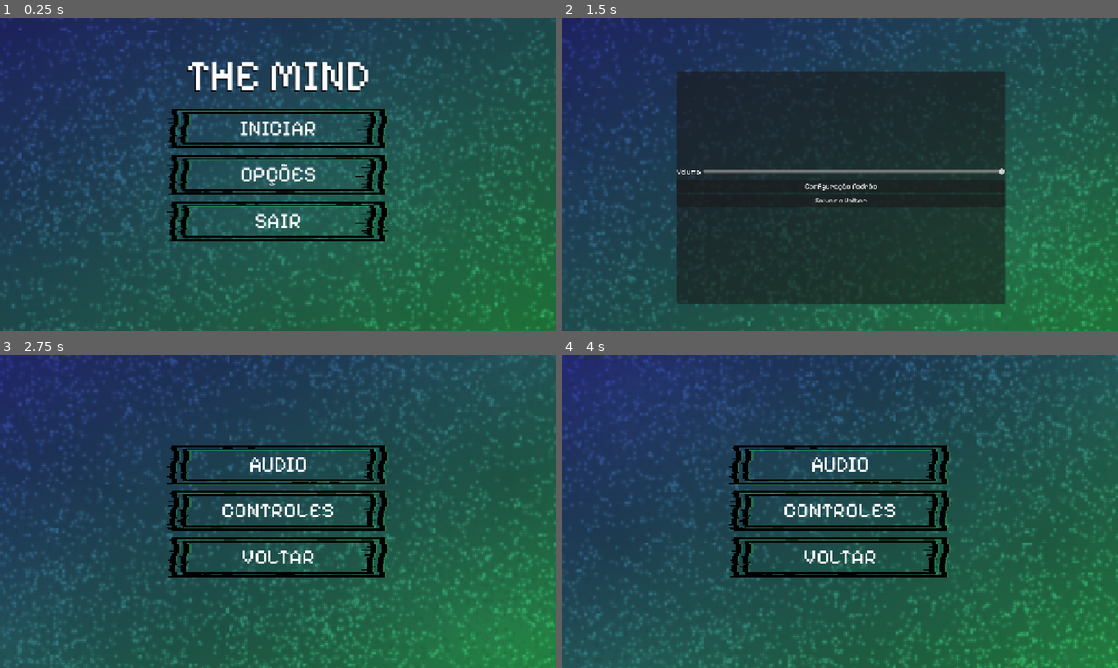
Above: before the commit, frames 1-4 (two rows, left to right).
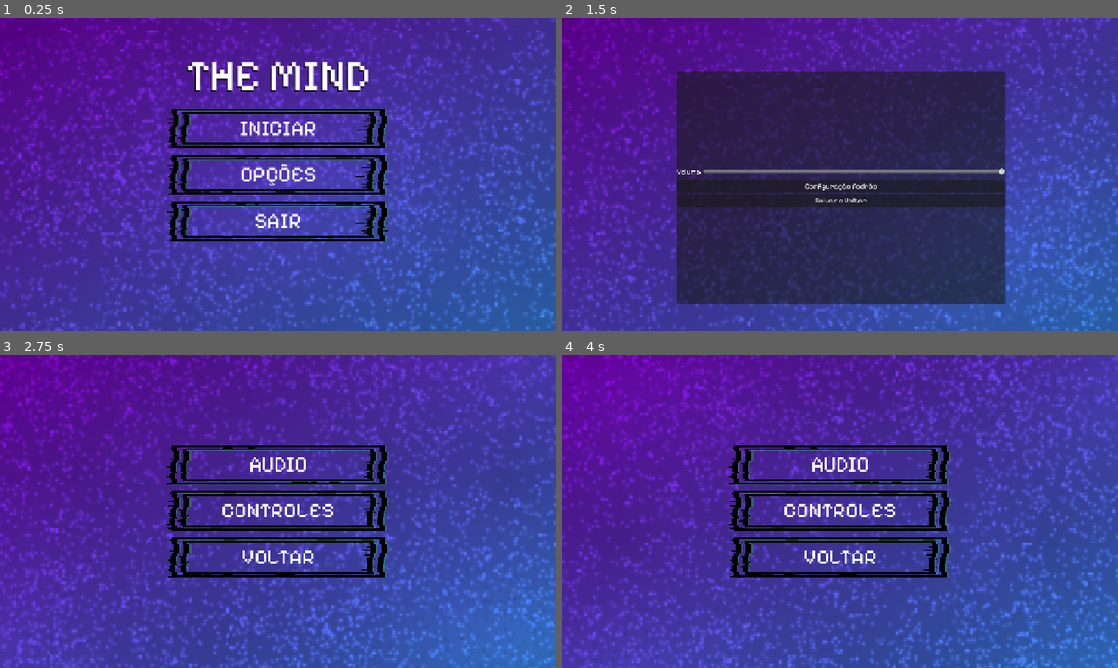
Above: after the commit, the same moments.

Repository: Yuuh15/Jogo_metroidvania_tcc
Game: Godot game, scene res://gui/menu/main_menu.tscn
The game is run twice, just before and just after one commit, with the same random seed, the same clock (stepped at 60 frames per second) and the same inputs.
Inputs:
- Up to frame 1 (0.25 s): no input
- Up to frame 2 (1.5 s): click "OPÇÕES" at 0.5 s; click "AUDIO" at 1.25 s
- Up to frame 3 (2.75 s): click "Salvar e Voltar" at 2 s
- Up to frame 4 (4 s): click "CONTROLES" at 2.75 s; click "Salvar e Voltar" at 3.5 s

The runs differ from the first frame. In frame 1, 94% of the frame differs, in the area x 0-100%, y 0-100%; in frame 2, 90%; in frame 3, 95%; in frame 4, 95%.

Commit message:
Nova textura para o menu

Diff:
--- a/metroidvania_com_psicologia/gui/menu/audio_settings.tscn
+++ b/metroidvania_com_psicologia/gui/menu/audio_settings.tscn
@@ -1,27 +1,12 @@
-[gd_scene load_steps=13 format=3 uid="uid://c3sex3an53o0y"]
+[gd_scene load_steps=10 format=3 uid="uid://c3sex3an53o0y"]
 
 [ext_resource type="FontFile" uid="uid://cgswncuhvcmy6" path="res://fonts/PixelifySans-VariableFont_wght.ttf" id="1_5esm2"]
 [ext_resource type="Script" uid="uid://c3n877vwqht61" path="res://gui/menu/scripts/audio_settings.gd" id="1_m0jua"]
-[ext_resource type="Shader" uid="uid://4xfcmwbgytvo" path="res://gui/menu/scripts/particulas.gdshader" id="2_qp1l6"]
+[ext_resource type="StyleBox" uid="uid://bpgk4scifo53n" path="res://gui/menu/shaders/menuTexture.tres" id="2_8nsd6"]
+[ext_resource type="Material" uid="uid://bwlpotuibx16t" path="res://gui/menu/shaders/menuShader.tres" id="2_qp1l6"]
 [ext_resource type="Texture2D" uid="uid://dq6yfu3naj301" path="res://gui/menu/img/particulas-fundo-menu.png" id="3_8nsd6"]
 [ext_resource type="PackedScene" uid="uid://c8ax3u5ckj3ct" path="res://gui/menu/effect/switch.tscn" id="3_151wy"]
 [ext_resource type="AudioStream" uid="uid://8wuo13ue5vf7" path="res://audios/select.wav" id="4_4unfa"]
-
-[sub_resource type="Gradient" id="Gradient_mf7o6"]
-colors = PackedColorArray(0.184314, 0.219608, 0.596078, 1, 0.196078, 0.705882, 0.352941, 1)
-
-[sub_resource type="GradientTexture2D" id="GradientTexture2D_xaqmf"]
-gradient = SubResource("Gradient_mf7o6")
-fill_to = Vector2(1, 1)
-
-[sub_resource type="StyleBoxTexture" id="StyleBoxTexture_qrwym"]
-texture = SubResource("GradientTexture2D_xaqmf")
-
-[sub_resource type="ShaderMaterial" id="ShaderMaterial_h7if4"]
-shader = ExtResource("2_qp1l6")
-shader_parameter/direction = Vector2(-1, -1)
-shader_parameter/speed = 0.15
-shader_parameter/transparency = 0.45
 
 [sub_resource type="StyleBoxTexture" id="StyleBoxTexture_h4ckv"]
 texture = ExtResource("3_8nsd6")
@@ -46,12 +31,12 @@
 anchor_bottom = 1.0
 grow_horizontal = 2
 grow_vertical = 2
-theme_override_styles/panel = SubResource("StyleBoxTexture_qrwym")
+theme_override_styles/panel = ExtResource("2_8nsd6")
 metadata/_edit_use_anchors_ = true
 
 [node name="Particles" type="Panel" parent="."]
 texture_repeat = 2
-material = SubResource("ShaderMaterial_h7if4")
+material = ExtResource("2_qp1l6")
 layout_mode = 1
 anchors_preset = 15
 anchor_right = 1.0
--- a/metroidvania_com_psicologia/gui/menu/input_settings.tscn
+++ b/metroidvania_com_psicologia/gui/menu/input_settings.tscn
@@ -1,28 +1,13 @@
-[gd_scene load_steps=13 format=3 uid="uid://dqaca14u5yfdd"]
+[gd_scene load_steps=10 format=3 uid="uid://dqaca14u5yfdd"]
 
 [ext_resource type="Script" uid="uid://ws8xd6xtsn6x" path="res://gui/menu/scripts/input_settings.gd" id="1_y6l0d"]
-[ext_resource type="Shader" uid="uid://4xfcmwbgytvo" path="res://gui/menu/scripts/particulas.gdshader" id="2_qh4a6"]
+[ext_resource type="Material" uid="uid://bwlpotuibx16t" path="res://gui/menu/shaders/menuShader.tres" id="2_qh4a6"]
+[ext_resource type="StyleBox" uid="uid://bpgk4scifo53n" path="res://gui/menu/shaders/menuTexture.tres" id="2_qs30q"]
 [ext_resource type="PackedScene" uid="uid://cmhkbknvy1y8v" path="res://gui/menu/input_button.tscn" id="2_u4tk5"]
 [ext_resource type="FontFile" uid="uid://cgswncuhvcmy6" path="res://fonts/PixelifySans-VariableFont_wght.ttf" id="3_hb3vm"]
 [ext_resource type="Texture2D" uid="uid://dq6yfu3naj301" path="res://gui/menu/img/particulas-fundo-menu.png" id="3_qs30q"]
 [ext_resource type="PackedScene" uid="uid://c8ax3u5ckj3ct" path="res://gui/menu/effect/switch.tscn" id="4_55ow1"]
 [ext_resource type="AudioStream" uid="uid://8wuo13ue5vf7" path="res://audios/select.wav" id="5_vkjha"]
-
-[sub_resource type="Gradient" id="Gradient_bpv77"]
-colors = PackedColorArray(0.184314, 0.219608, 0.596078, 1, 0.196078, 0.705882, 0.352941, 1)
-
-[sub_resource type="GradientTexture2D" id="GradientTexture2D_c5od2"]
-gradient = SubResource("Gradient_bpv77")
-fill_to = Vector2(1, 1)
-
-[sub_resource type="StyleBoxTexture" id="StyleBoxTexture_c7gys"]
-texture = SubResource("GradientTexture2D_c5od2")
-
-[sub_resource type="ShaderMaterial" id="ShaderMaterial_hbdh1"]
-shader = ExtResource("2_qh4a6")
-shader_parameter/direction = Vector2(-1, -1)
-shader_parameter/speed = 0.15
-shader_parameter/transparency = 0.45
 
 [sub_resource type="StyleBoxTexture" id="StyleBoxTexture_whcln"]
 texture = ExtResource("3_qs30q")
@@ -43,12 +28,12 @@
 anchor_bottom = 1.0
 grow_horizontal = 2
 grow_vertical = 2
-theme_override_styles/panel = SubResource("StyleBoxTexture_c7gys")
+theme_override_styles/panel = ExtResource("2_qs30q")
 metadata/_edit_use_anchors_ = true
 
 [node name="Particles" type="Panel" parent="."]
 texture_repeat = 2
-material = SubResource("ShaderMaterial_hbdh1")
+material = ExtResource("2_qh4a6")
 layout_mode = 1
 anchors_preset = 15
 anchor_right = 1.0
--- a/metroidvania_com_psicologia/gui/menu/main_menu.tscn
+++ b/metroidvania_com_psicologia/gui/menu/main_menu.tscn
@@ -1,31 +1,16 @@
-[gd_scene load_steps=26 format=3 uid="uid://cutjuuoqdkn4h"]
+[gd_scene load_steps=23 format=3 uid="uid://cutjuuoqdkn4h"]
 
 [ext_resource type="Script" uid="uid://cm7487iox8ffl" path="res://gui/menu/scripts/main_menu.gd" id="1_88dmf"]
-[ext_resource type="Shader" uid="uid://4xfcmwbgytvo" path="res://gui/menu/scripts/particulas.gdshader" id="2_0my1i"]
+[ext_resource type="Material" uid="uid://bwlpotuibx16t" path="res://gui/menu/shaders/menuShader.tres" id="2_0my1i"]
 [ext_resource type="Texture2D" uid="uid://dk2y2c7dfwmmr" path="res://gui/menu/img/botão com mouse.png" id="2_bd8gm"]
 [ext_resource type="FontFile" uid="uid://cgswncuhvcmy6" path="res://fonts/PixelifySans-VariableFont_wght.ttf" id="2_t7ymk"]
+[ext_resource type="StyleBox" uid="uid://bpgk4scifo53n" path="res://gui/menu/shaders/menuTexture.tres" id="3_0my1i"]
 [ext_resource type="Texture2D" uid="uid://dq6yfu3naj301" path="res://gui/menu/img/particulas-fundo-menu.png" id="3_mf3nf"]
 [ext_resource type="Texture2D" uid="uid://dilcxp31wi5xv" path="res://gui/menu/img/Botão menu.png" id="3_ybyo8"]
 [ext_resource type="PackedScene" uid="uid://c8ax3u5ckj3ct" path="res://gui/menu/effect/switch.tscn" id="4_iho07"]
 [ext_resource type="AudioStream" uid="uid://8wuo13ue5vf7" path="res://audios/select.wav" id="6_m5wff"]
 
-[sub_resource type="Gradient" id="Gradient_dqely"]
-colors = PackedColorArray(0.184314, 0.219608, 0.596078, 1, 0.196078, 0.705882, 0.352941, 1)
-
-[sub_resource type="GradientTexture2D" id="GradientTexture2D_0my1i"]
-gradient = SubResource("Gradient_dqely")
-fill_to = Vector2(1, 1)
-
-[sub_resource type="StyleBoxTexture" id="StyleBoxTexture_gyvvx"]
-texture = SubResource("GradientTexture2D_0my1i")
-
-[sub_resource type="ShaderMaterial" id="ShaderMaterial_qgakl"]
-shader = ExtResource("2_0my1i")
-shader_parameter/direction = Vector2(-1, -1)
-shader_parameter/speed = 0.15
-shader_parameter/transparency = 0.45
-
-[sub_resource type="StyleBoxTexture" id="StyleBoxTexture_b8rwv"]
+[sub_resource type="StyleBoxTexture" id="StyleBoxTexture_0my1i"]
 texture = ExtResource("3_mf3nf")
 
 [sub_resource type="StyleBoxEmpty" id="StyleBoxEmpty_06t4h"]
@@ -78,19 +63,19 @@
 anchor_bottom = 1.0
 grow_horizontal = 2
 grow_vertical = 2
-theme_override_styles/panel = SubResource("StyleBoxTexture_gyvvx")
+theme_override_styles/panel = ExtResource("3_0my1i")
 metadata/_edit_use_anchors_ = true
 
 [node name="Particles" type="Panel" parent="."]
 texture_repeat = 2
-material = SubResource("ShaderMaterial_qgakl")
+material = ExtResource("2_0my1i")
 layout_mode = 1
 anchors_preset = 15
 anchor_right = 1.0
 anchor_bottom = 1.0
 grow_horizontal = 2
 grow_vertical = 2
-theme_override_styles/panel = SubResource("StyleBoxTexture_b8rwv")
+theme_override_styles/panel = SubResource("StyleBoxTexture_0my1i")
 metadata/_edit_use_anchors_ = true
 
 [node name="VBoxContainer" type="VBoxContainer" parent="."]
--- a/metroidvania_com_psicologia/gui/menu/options.tscn
+++ b/metroidvania_com_psicologia/gui/menu/options.tscn
@@ -1,29 +1,14 @@
-[gd_scene load_steps=24 format=3 uid="uid://bylnvutdpamas"]
+[gd_scene load_steps=21 format=3 uid="uid://bylnvutdpamas"]
 
 [ext_resource type="Script" uid="uid://btu6yrs1o2gi0" path="res://gui/menu/scripts/opções.gd" id="1_12uyd"]
-[ext_resource type="Shader" uid="uid://4xfcmwbgytvo" path="res://gui/menu/scripts/particulas.gdshader" id="2_hyomx"]
+[ext_resource type="StyleBox" uid="uid://bpgk4scifo53n" path="res://gui/menu/shaders/menuTexture.tres" id="2_6focj"]
+[ext_resource type="Material" uid="uid://bwlpotuibx16t" path="res://gui/menu/shaders/menuShader.tres" id="2_hyomx"]
 [ext_resource type="FontFile" uid="uid://cgswncuhvcmy6" path="res://fonts/PixelifySans-VariableFont_wght.ttf" id="2_q6fm1"]
 [ext_resource type="Texture2D" uid="uid://dq6yfu3naj301" path="res://gui/menu/img/particulas-fundo-menu.png" id="3_6focj"]
 [ext_resource type="Texture2D" uid="uid://dk2y2c7dfwmmr" path="res://gui/menu/img/botão com mouse.png" id="3_8ydq0"]
 [ext_resource type="Texture2D" uid="uid://dilcxp31wi5xv" path="res://gui/menu/img/Botão menu.png" id="4_hyomx"]
 [ext_resource type="PackedScene" uid="uid://c8ax3u5ckj3ct" path="res://gui/menu/effect/switch.tscn" id="5_6focj"]
 [ext_resource type="AudioStream" uid="uid://8wuo13ue5vf7" path="res://audios/select.wav" id="6_q6fm1"]
-
-[sub_resource type="Gradient" id="Gradient_h0tj4"]
-colors = PackedColorArray(0.184314, 0.219608, 0.596078, 1, 0.196078, 0.705882, 0.352941, 1)
-
-[sub_resource type="GradientTexture2D" id="GradientTexture2D_8f3c0"]
-gradient = SubResource("Gradient_h0tj4")
-fill_to = Vector2(1, 1)
-
-[sub_resource type="StyleBoxTexture" id="StyleBoxTexture_ingiq"]
-texture = SubResource("GradientTexture2D_8f3c0")
-
-[sub_resource type="ShaderMaterial" id="ShaderMaterial_u40f7"]
-shader = ExtResource("2_hyomx")
-shader_parameter/direction = Vector2(-1, -1)
-shader_parameter/speed = 0.15
-shader_parameter/transparency = 0.45
 
 [sub_resource type="StyleBoxTexture" id="StyleBoxTexture_b5d6l"]
 texture = ExtResource("3_6focj")
@@ -73,12 +58,12 @@
 anchor_bottom = 1.0
 grow_horizontal = 2
 grow_vertical = 2
-theme_override_styles/panel = SubResource("StyleBoxTexture_ingiq")
+theme_override_styles/panel = ExtResource("2_6focj")
 metadata/_edit_use_anchors_ = true
 
 [node name="Particles" type="Panel" parent="."]
 texture_repeat = 2
-material = SubResource("ShaderMaterial_u40f7")
+material = ExtResource("2_hyomx")
 layout_mode = 1
 anchors_preset = 15
 anchor_right = 1.0
--- a/metroidvania_com_psicologia/gui/menu/scripts/particulas.gdshader
+++ b/metroidvania_com_psicologia/gui/menu/scripts/particulas.gdshader
@@ -1,8 +1,8 @@
 shader_type canvas_item;
 
 uniform vec2 direction;
-uniform float speed : hint_range(0.0, 3.0, 0.05);
-uniform float transparency : hint_range(0.0, 1.0, 0.05) = 0.0;
+uniform float speed : hint_range(0.0, 3.0, 0.05) = 0.15;
+uniform float transparency : hint_range(0.0, 1.0, 0.05) = 0.45;
 
 void fragment() {
 	vec2 scroll = vec2(TIME * direction.x * speed, TIME * direction.y * speed);
--- /dev/null
+++ b/metroidvania_com_psicologia/gui/menu/shaders/menuShader.tres
@@ -0,0 +1,9 @@
+[gd_resource type="ShaderMaterial" load_steps=2 format=3 uid="uid://bwlpotuibx16t"]
+
+[ext_resource type="Shader" uid="uid://4xfcmwbgytvo" path="res://gui/menu/scripts/particulas.gdshader" id="1_6xhvh"]
+
+[resource]
+shader = ExtResource("1_6xhvh")
+shader_parameter/direction = Vector2(-1, -1)
+shader_parameter/speed = 0.15
+shader_parameter/transparency = 0.45
--- /dev/null
+++ b/metroidvania_com_psicologia/gui/menu/shaders/menuTexture.tres
@@ -0,0 +1,14 @@
+[gd_resource type="StyleBoxTexture" load_steps=3 format=3 uid="uid://bpgk4scifo53n"]
+
+[sub_resource type="Gradient" id="Gradient_dqely"]
+offsets = PackedFloat32Array(0, 0.97541)
+colors = PackedColorArray(0.543895, 0.00273152, 0.831121, 1, 0.262745, 0.564706, 1, 1)
+
+[sub_resource type="GradientTexture2D" id="GradientTexture2D_0my1i"]
+gradient = SubResource("Gradient_dqely")
+fill_to = Vector2(1, 1)
+metadata/_snap_enabled = true
+metadata/_snap_count = 2
+
+[resource]
+texture = SubResource("GradientTexture2D_0my1i")
